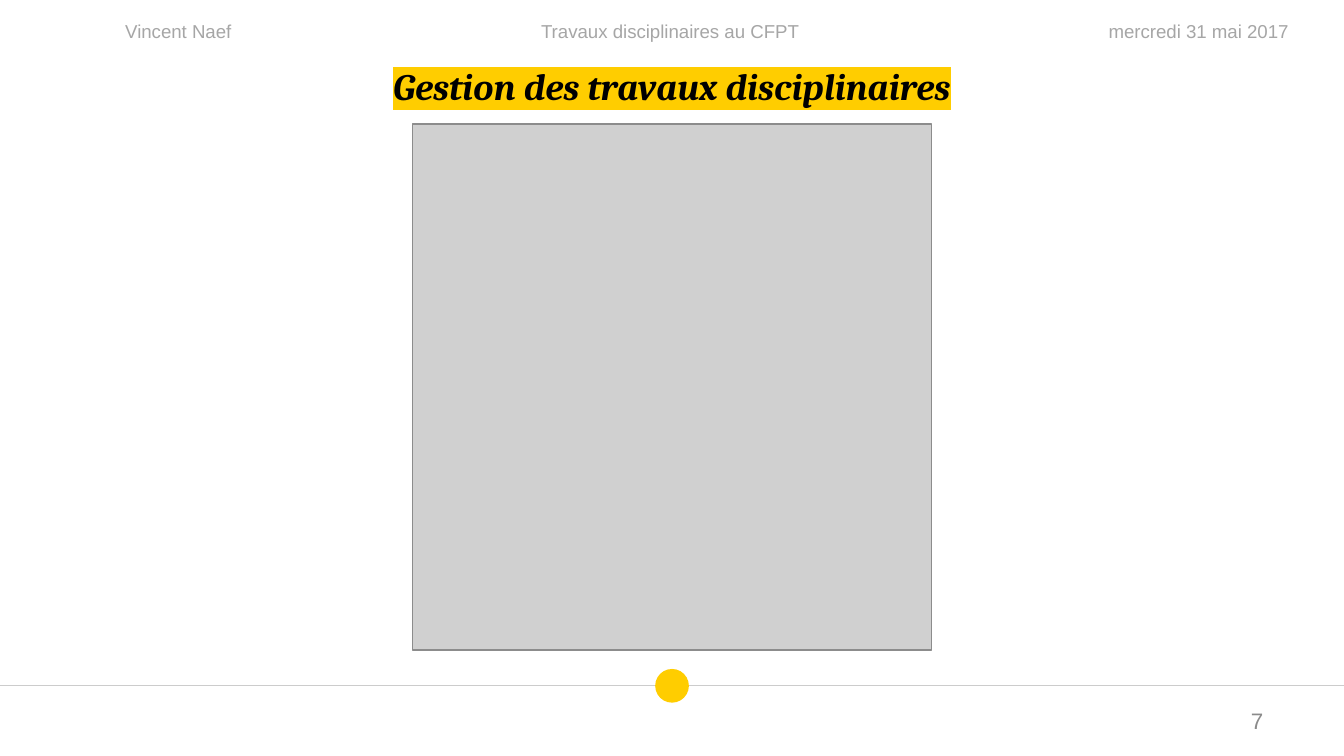
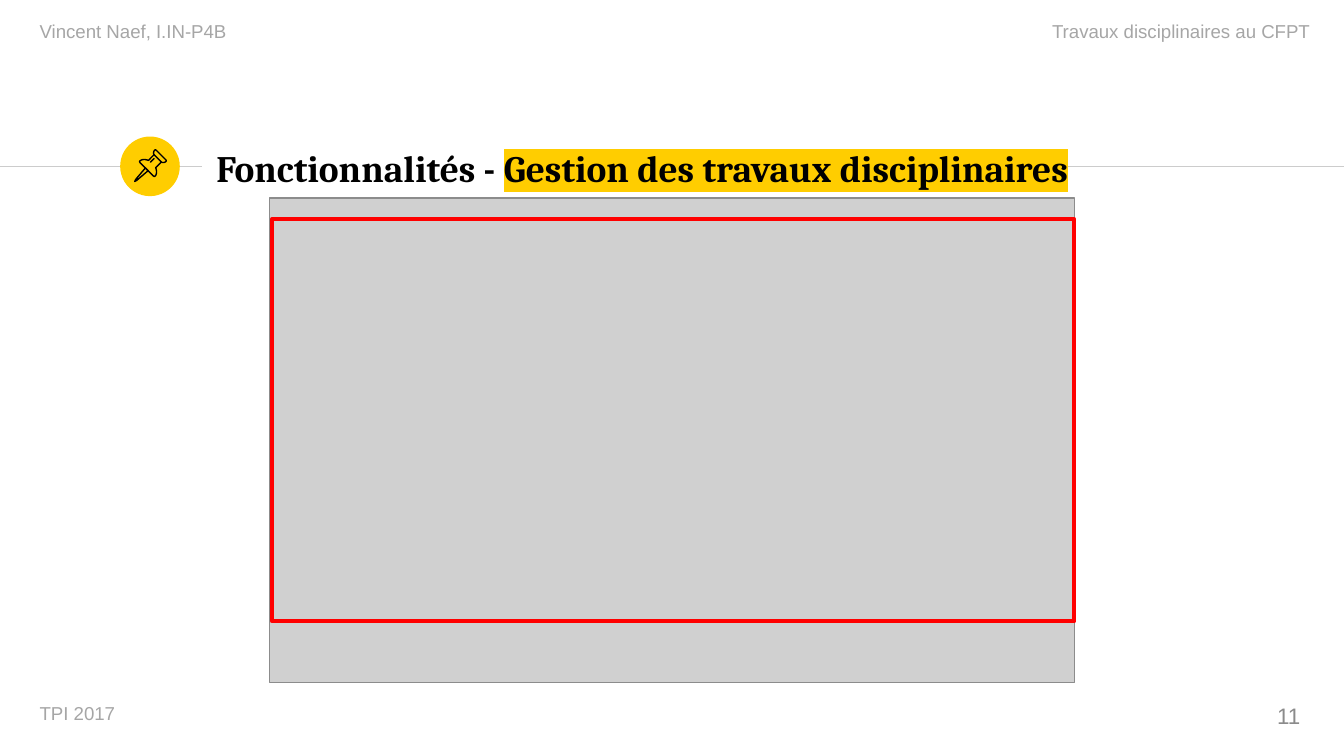
Before and after one commit to vinelo/TPI, a slide deck: slide 11 of Présentation/PresentationTPI.pptx (slide 7 before the commit). Drawn at 1344x756 pixels with LibreOffice and Linux fonts; fonts in the diff are those of the drawing; grey boxes stand for pictures. Boxes give left, top, right and bottom in pixels: in the first picture for what was removed or moved away, otherwise in the second. Text is boxed around its words. In the diff, an @@ line names an element or a change of style, - is before the commit and + after.

```diff
--- a/Présentation/PresentationTPI.pptx
+++ b/Présentation/PresentationTPI.pptx
@@ text at [40, 24, 226, 40]: text changed @@
-Vincent Naef
+Vincent Naef, I.IN-P4B
@@ text "Travaux disciplinaires au CFPT": place and size @@
-text "Travaux disciplinaires au CFPT" at [541, 24, 799, 42]
+text "Travaux disciplinaires au CFPT" at [1052, 24, 1310, 42]
@@ text "Travaux disciplinaires au CFPT" at [1052, 24, 1310, 42]: alignment centre to right @@
@@ text removed at [1109, 24, 1288, 38] @@
-mercredi 31 mai 2017
@@ ellipse added at [120, 137, 179, 196], fill #FFCD00 @@
@@ title "Fonctionnalités - Gestion des travaux ..." at [216, 147, 1068, 190]: vertical alignment top to middle @@
@@ title at [216, 147, 1068, 190]: text changed; italic off @@
-Gestion des travaux disciplinaires
+Fonctionnalités - Gestion des travaux disciplinaires
@@ line added from (0, 167) to (202, 167), #CCCCCC 0.75 pt @@
@@ group added at [134, 151, 165, 181]: 4 freeform shapes @@
@@ line added from (774, 167) to (1344, 167), #CCCCCC 0.75 pt @@
@@ picture: place and size @@
-picture at [413, 124, 931, 650]
+picture at [270, 198, 1075, 681]
@@ rectangle added at [271, 219, 1074, 621], outline #FF0000 2 pt @@
@@ line removed from (0, 685) to (1344, 685) @@
@@ ellipse removed at [655, 669, 688, 703] @@
@@ text added at [40, 707, 115, 720], 10 pt, text #A6A6A6 @@
+TPI 2017
@@ page number removed at [1251, 713, 1263, 729] @@
-7
@@ page number added at [1277, 708, 1300, 724], 12 pt, text #8C8C8C @@
+11
```
Also in this commit, not shown: 14 other slides changed, 22 slides added, 1 slide removed, 33 other files.
